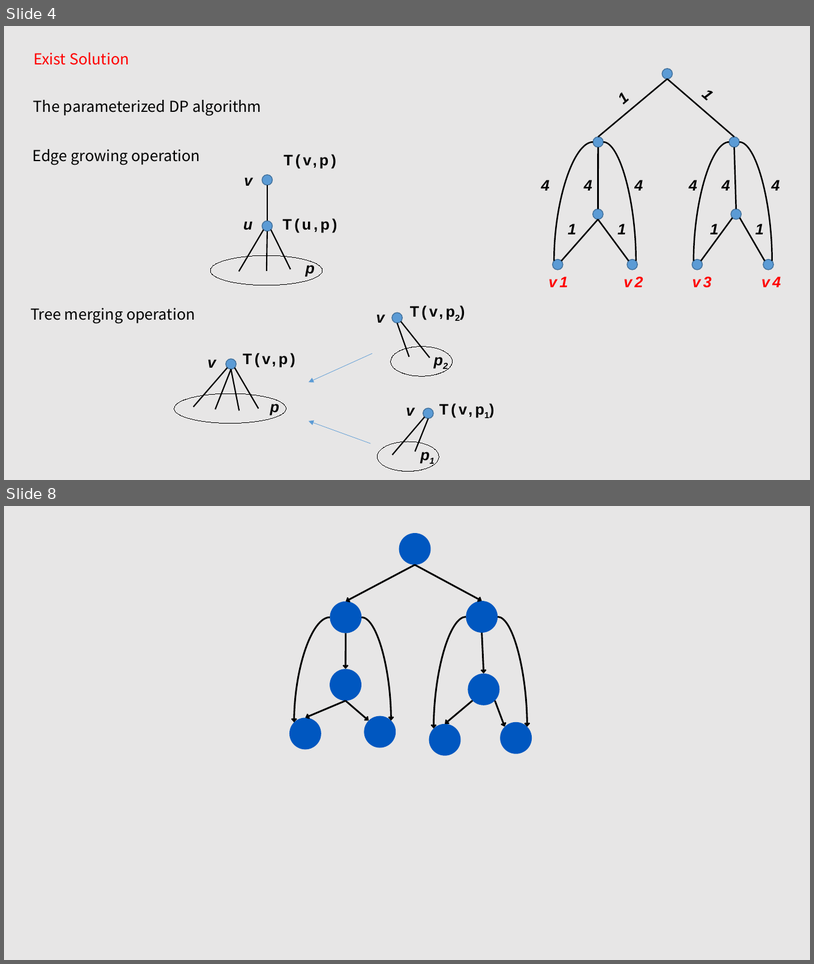
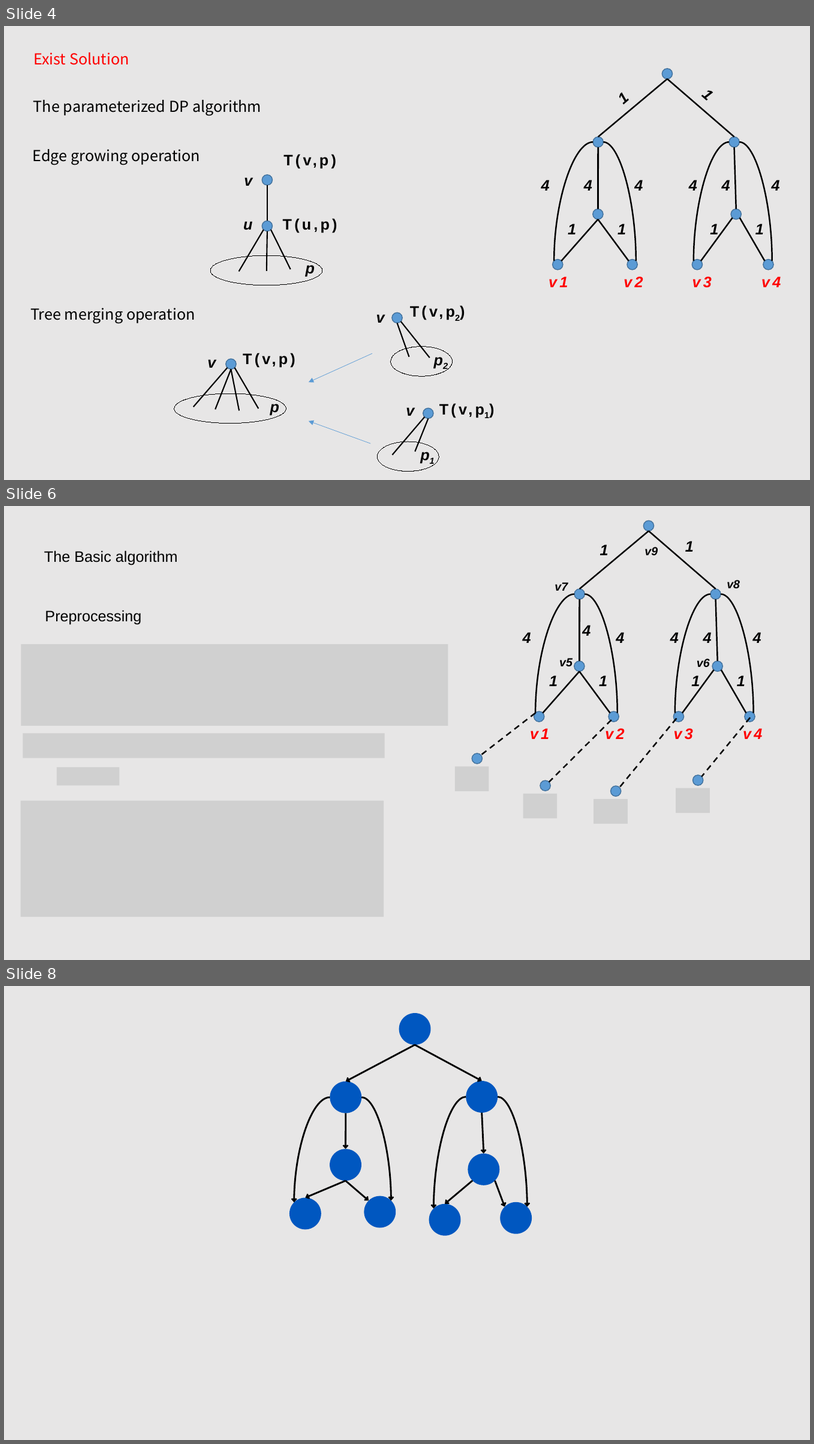
Before and after one commit to tianzhuwei/PPT, a slide deck: Efficient and Progressive GST Search.pptx. Shown one above the other, each under a label of ours: slides 4 and 8 before the commit, slides 4, 6 and 8 after it; the slides between them are not shown. The pictures are 814x964 and 814x1444 pixels, drawn with LibreOffice and Linux fonts; fonts in the diff are those of the drawing; grey boxes stand for pictures. Boxes give left, top, right and bottom in pixels: in the first picture for what was removed or moved away, otherwise in the second. Text is boxed around its words. In the diff, an @@ line names an element or a change of style, - is before the commit and + after.

Commit message:
update

```diff
--- a/Efficient and Progressive GST Search.pptx
+++ b/Efficient and Progressive GST Search.pptx
@@ slide 6 added at [4, 506, 810, 960], background #E7E6E6 @@
@@ text added at [44, 550, 178, 565], 18 pt, text #000000 @@
+The Basic algorithm
@@ group added at [523, 520, 762, 739]: 21 texts, 9 ellipses, 8 lines, 4 curved lines @@
+v1
+v2
+v3
+v4
+1
+1
+4
+4
+4
+4
+4
+4
+1
+1
+1
+1
+v5
+v6
+v7
+v8
+v9
@@ text added at [45, 610, 141, 625], 18 pt, text #000000 @@
+Preprocessing
@@ picture added at [21, 644, 448, 726] @@
@@ line added from (536, 713) to (479, 756), #000000 1.75 pt dashed @@
@@ line added from (612, 720) to (549, 782), #000000 1.75 pt dashed @@
@@ line added from (677, 718) to (620, 787), #000000 1.75 pt dashed @@
@@ line added from (750, 718) to (702, 777), #000000 1.75 pt dashed @@
@@ picture added at [23, 733, 384, 757] @@
@@ ellipse added at [472, 753, 483, 764], fill #5B9BD5, outline #43739E 1 pt @@
@@ picture added at [57, 767, 120, 785] @@
@@ picture added at [455, 766, 489, 791] @@
@@ ellipse added at [693, 775, 704, 785], fill #5B9BD5, outline #43739E 1 pt @@
@@ picture added at [524, 793, 558, 818] @@
@@ ellipse added at [540, 780, 551, 790], fill #5B9BD5, outline #43739E 1 pt @@
@@ ellipse added at [611, 786, 621, 796], fill #5B9BD5, outline #43739E 1 pt @@
@@ picture added at [676, 788, 710, 813] @@
@@ picture added at [20, 801, 384, 917] @@
@@ picture added at [594, 799, 628, 823] @@
```
Also in this commit, not shown: 1 slide changed, 1 slide removed.
